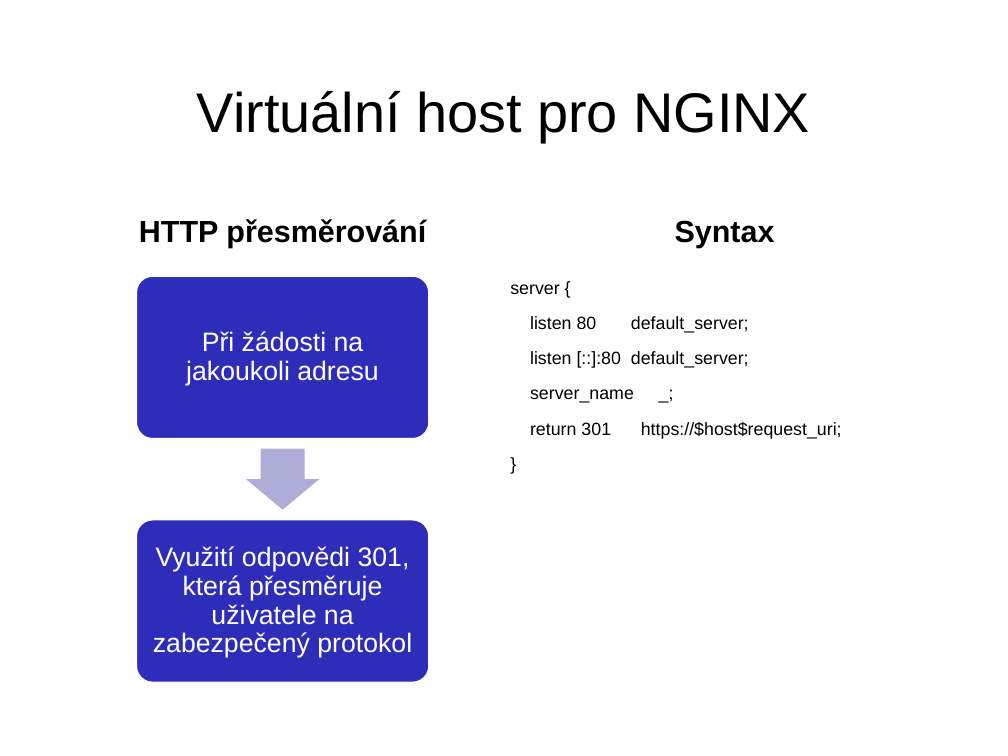
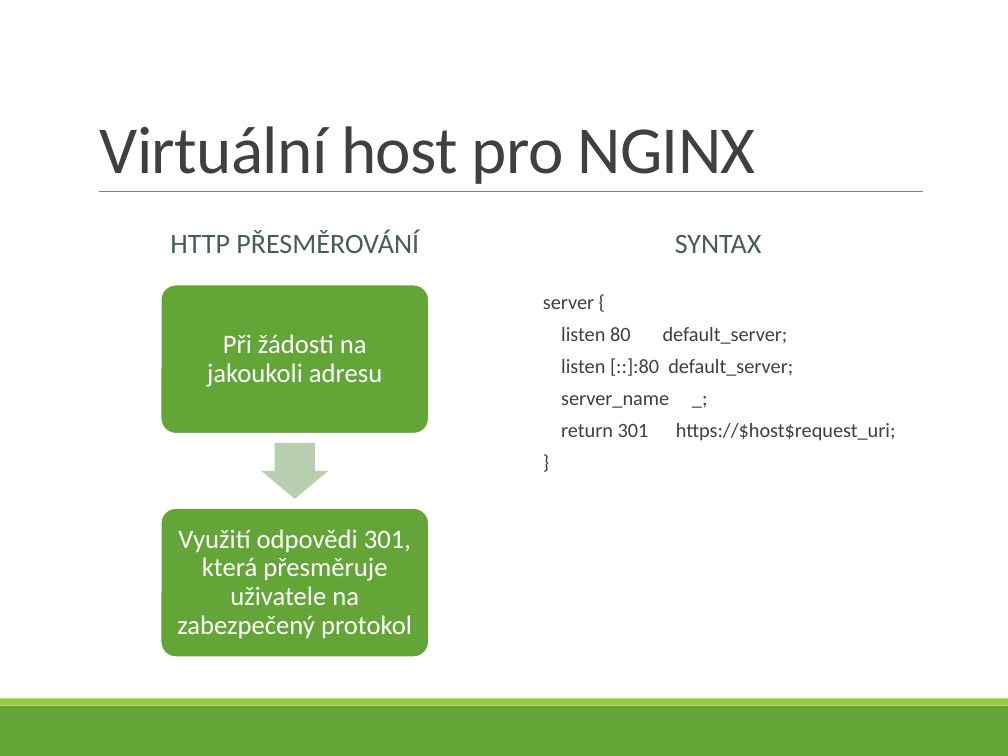
Before and after one commit to bastakka/graduation, a slide deck: slide 40 of Thesis/V4D Bašta Karel - 5 - VMware.pptx. Drawn at 1008x756 pixels with LibreOffice and Linux fonts; fonts in the diff are those of the drawing. Boxes give left, top, right and bottom in pixels: in the first picture for what was removed or moved away, otherwise in the second. Text is boxed around its words. In the diff, an @@ line names an element or a change of style, - is before the commit and + after.

```diff
--- a/Thesis/V4D Bašta Karel - 5 - VMware.pptx
+++ b/Thesis/V4D Bašta Karel - 5 - VMware.pptx
@@ title "Virtuální host pro NGINX": place and size @@
-title "Virtuální host pro NGINX" at (197, 91, 810, 141)
+title "Virtuální host pro NGINX" at (100, 126, 755, 184)
@@ title "Virtuální host pro NGINX" at (100, 126, 755, 184): size 44 to 52.9 pt, font Arial to Calibri, text colour #000000 to #404040, letter spacing 0 to -0.6 pt; alignment centre to left; line spacing 0.93 to 0.85; vertical alignment middle to bottom @@
@@ line added from (99, 191) to (923, 191), #808080 0.5 pt @@
@@ text at (170, 229, 419, 253): text changed; size 24 to 22.1 pt; font Arial to Calibri; text colour #000000 to #455F51; bold off @@
-HTTP přesměrování
+HTTP PŘESMĚROVÁNÍ
@@ text at (675, 235, 762, 253): text changed; size 24 to 22.1 pt; font Arial to Calibri; text colour #000000 to #455F51; bold off @@
-Syntax
+SYNTAX
@@ rounded rectangle: place and size @@
-rounded rectangle at (136, 276, 429, 439)
+rounded rectangle at (161, 284, 429, 434)
@@ rounded rectangle at (161, 284, 429, 434): fill #2D2DB9 to #63A537; outline #FFFFFF 1 pt to #FFFFFF 1.25 pt @@
@@ text "Při žádosti na jakoukoli adresu": place and size @@
-text "Při žádosti na jakoukoli adresu" at (186, 331, 379, 385)
+text "Při žádosti na jakoukoli adresu" at (207, 334, 382, 387)
@@ text "Při žádosti na jakoukoli adresu" at (207, 334, 382, 387): font Arial to Calibri @@
@@ text "server {": place and size @@
-text "server {" at (510, 284, 842, 439)
+text "server {" at (543, 299, 896, 441)
@@ text "server {" at (543, 299, 896, 441): size 14 to 16 pt, font Arial to Calibri, text colour #000000 to #404040; bullet none to  ; line spacing 0.93 to 1; less space between paragraphs @@
@@ right arrow: place and size @@
-right arrow at (247, 449, 320, 510)
+right arrow at (262, 443, 328, 499)
@@ right arrow at (262, 443, 328, 499): fill #ADADD9 to #B7CFAE @@
@@ rounded rectangle at (161, 509, 429, 658): fill #2D2DB9 to #63A537; outline #FFFFFF 1 pt to #FFFFFF 1.25 pt @@
@@ rounded rectangle: place and size @@
-rounded rectangle at (136, 520, 429, 682)
+rounded rectangle at (161, 509, 429, 658)
@@ text "Využití odpovědi 301, která přesměruje ..." at (177, 529, 412, 639): font Arial to Calibri @@
@@ text "Využití odpovědi 301, která přesměruje ...": place and size @@
-text "Využití odpovědi 301, která přesměruje ..." at (153, 546, 412, 658)
+text "Využití odpovědi 301, která přesměruje ..." at (177, 529, 412, 639)
@@ rectangle added at (0, 706, 1008, 756), fill #63A537 @@
@@ rectangle added at (0, 699, 1008, 706), fill #99CB38 @@
```
Also in this commit, not shown: 42 other slides changed, 1 slide added, 5 other files.
